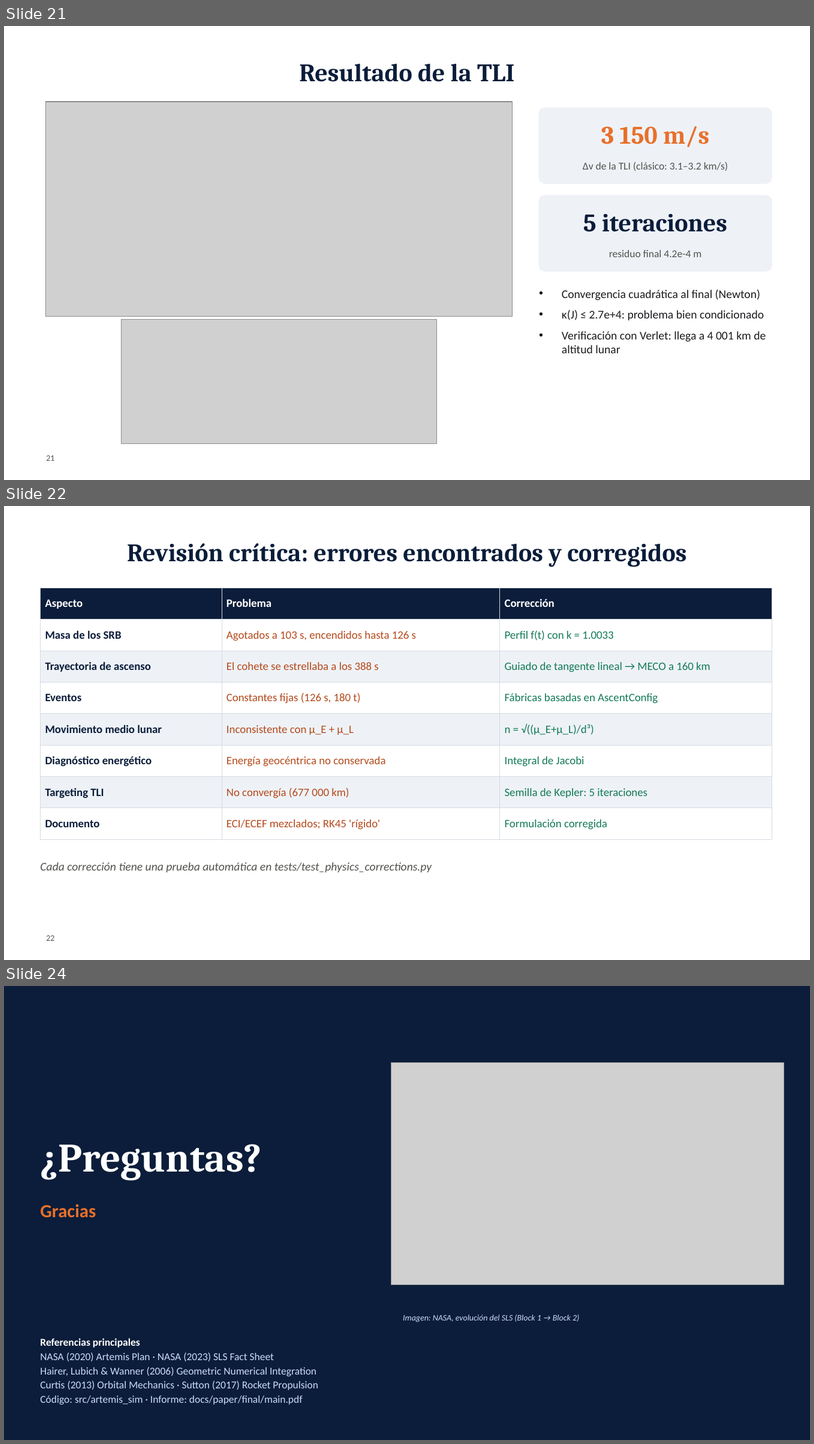
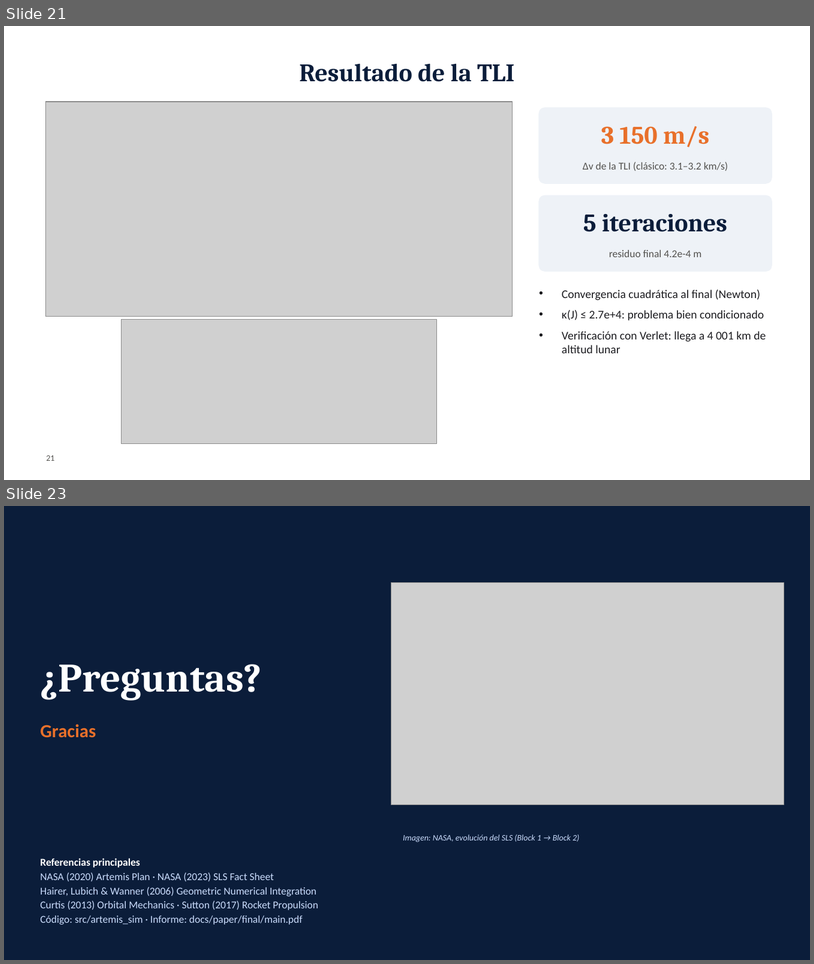
Before and after one commit to Mayday3003/ArtemisIV-flight-dynamics, a slide deck: docs/presentation/Artemis_IV_UdeM.pptx. Shown one above the other, each under a label of ours: slides 21, 22 and 24 before the commit, slides 21 and 23 after it; the slides between them are not shown. The pictures are 814x1444 and 814x964 pixels, drawn with LibreOffice and Linux fonts; fonts in the diff are those of the drawing; grey boxes stand for pictures; background and template pictures are left out. Boxes give left, top, right and bottom in pixels: in the first picture for what was removed or moved away, otherwise in the second. Text is boxed around its words. In the diff, an @@ line names an element or a change of style, - is before the commit and + after.

```diff
--- a/docs/presentation/Artemis_IV_UdeM.pptx
+++ b/docs/presentation/Artemis_IV_UdeM.pptx
@@ slide 22 removed at [4, 506, 810, 960], background #FFFFFF @@
@@ title removed at [127, 543, 687, 567] @@
-Revisión crítica: errores encontrados y corregidos
@@ table removed at [40, 588, 772, 832], 8 rows, 3 columns @@
-Aspecto | Problema | Corrección
-Masa de los SRB | Agotados a 103 s, encendidos hasta 126 s | Perfil f(t) con k = 1.0033
-Trayectoria de ascenso | El cohete se estrellaba a los 388 s | Guiado de tangente lineal → MECO a 160 km
-Eventos | Constantes fijas (126 s, 180 t) | Fábricas basadas en AscentConfig
-Movimiento medio lunar | Inconsistente con μ_E + μ_L | n = √((μ_E+μ_L)/d³)
-Diagnóstico energético | Energía geocéntrica no conservada | Integral de Jacobi
-Targeting TLI | No convergía (677 000 km) | Semilla de Kepler: 5 iteraciones
-Documento | ECI/ECEF mezclados; RK45 'rígido' | Formulación corregida
@@ text removed at [40, 862, 432, 872] @@
-Cada corrección tiene una prueba automática en tests/test_physics_corrections.py
@@ page number removed at [46, 935, 54, 940] @@
-22
@@ what was slide 24 is now slide 23 @@
```
Also in this commit, not shown: 5 slides changed, 1 slide added, 1 other slide removed, 2 other files.
